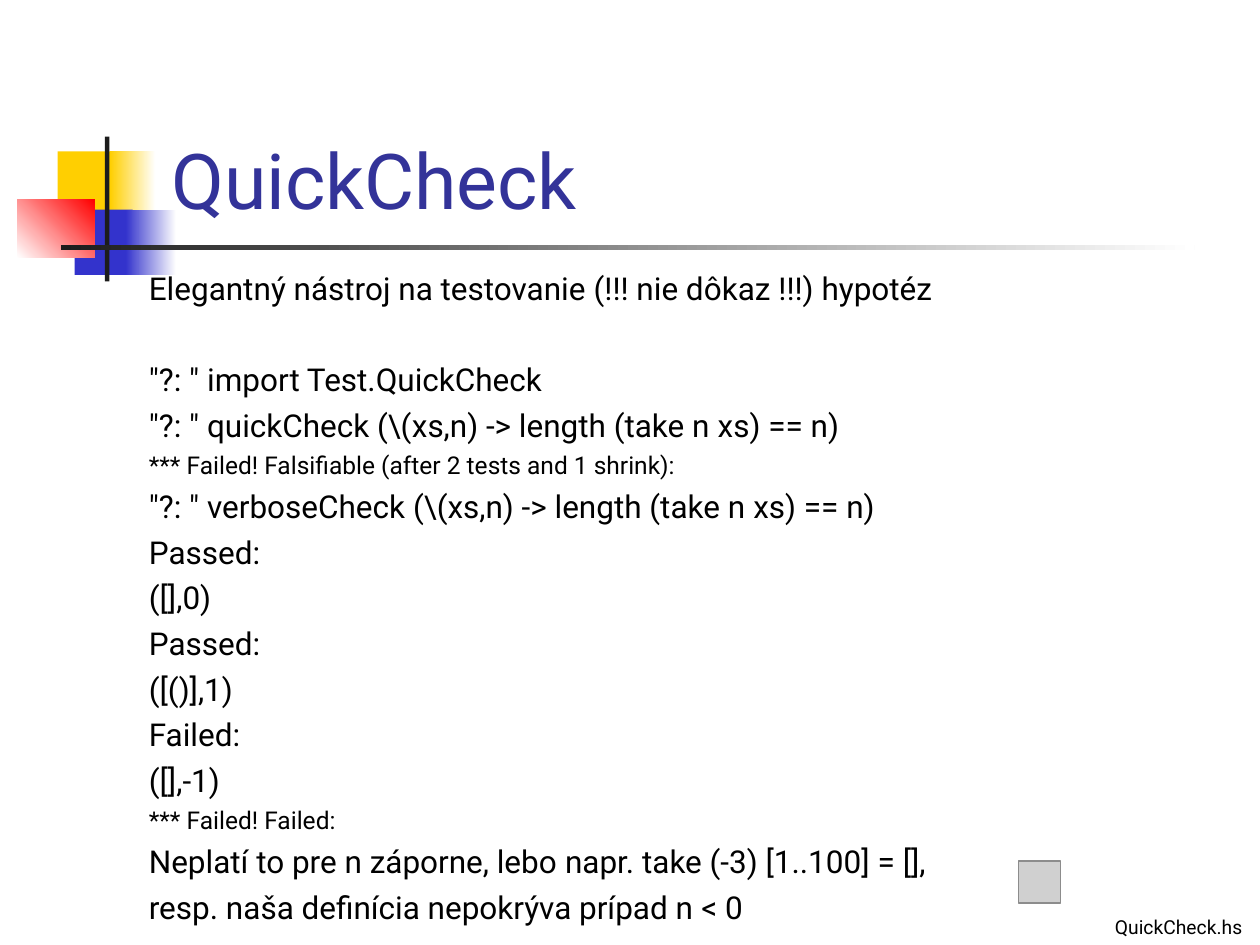
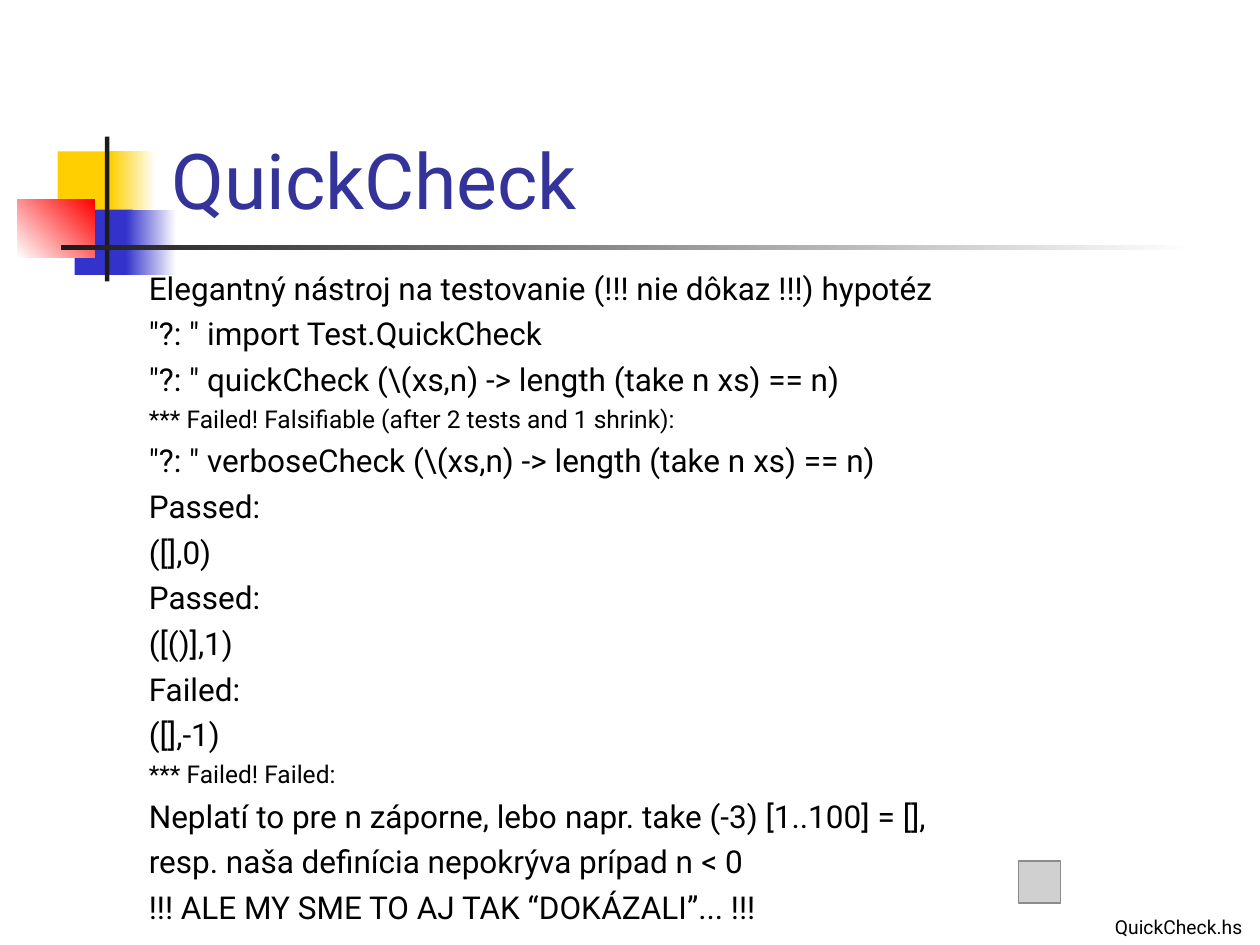
Before and after one commit to Funkcionalne/Prednasky, a slide deck: slide 4 of 02/02_fpro.ppt. Drawn at 1260x945 pixels with LibreOffice and Linux fonts; fonts in the diff are those of the drawing; grey boxes stand for pictures. Boxes give left, top, right and bottom in pixels: in the first picture for what was removed or moved away, otherwise in the second. Text is boxed around its words. In the diff, an @@ line names an element or a change of style, - is before the commit and + after.

```diff
--- a/02/02_fpro.ppt
+++ b/02/02_fpro.ppt
@@ text at (181,890,723,920): paragraph added @@
+!!! ALE MY SME TO AJ TAK “DOKÁZALI”... !!!
```
Also in this commit, not shown: 4 other slides changed, 7 slides added, 7 other files.
